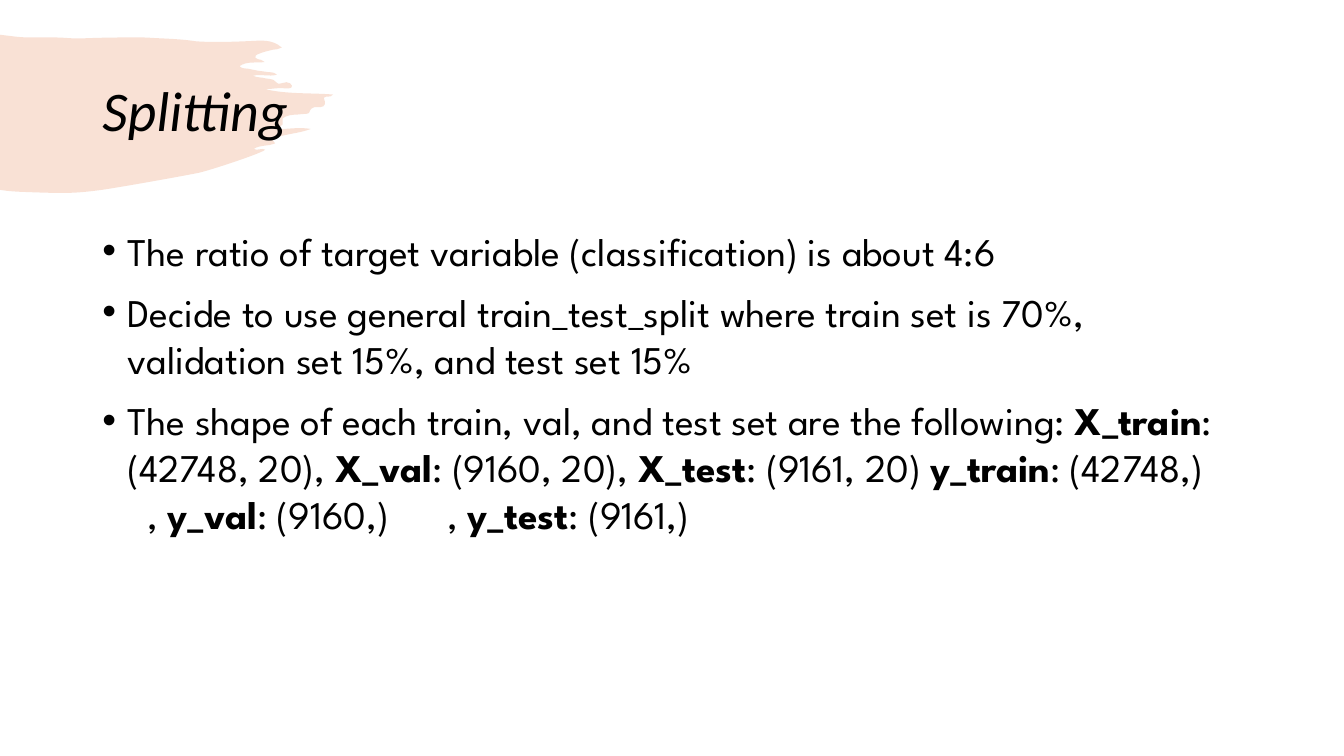
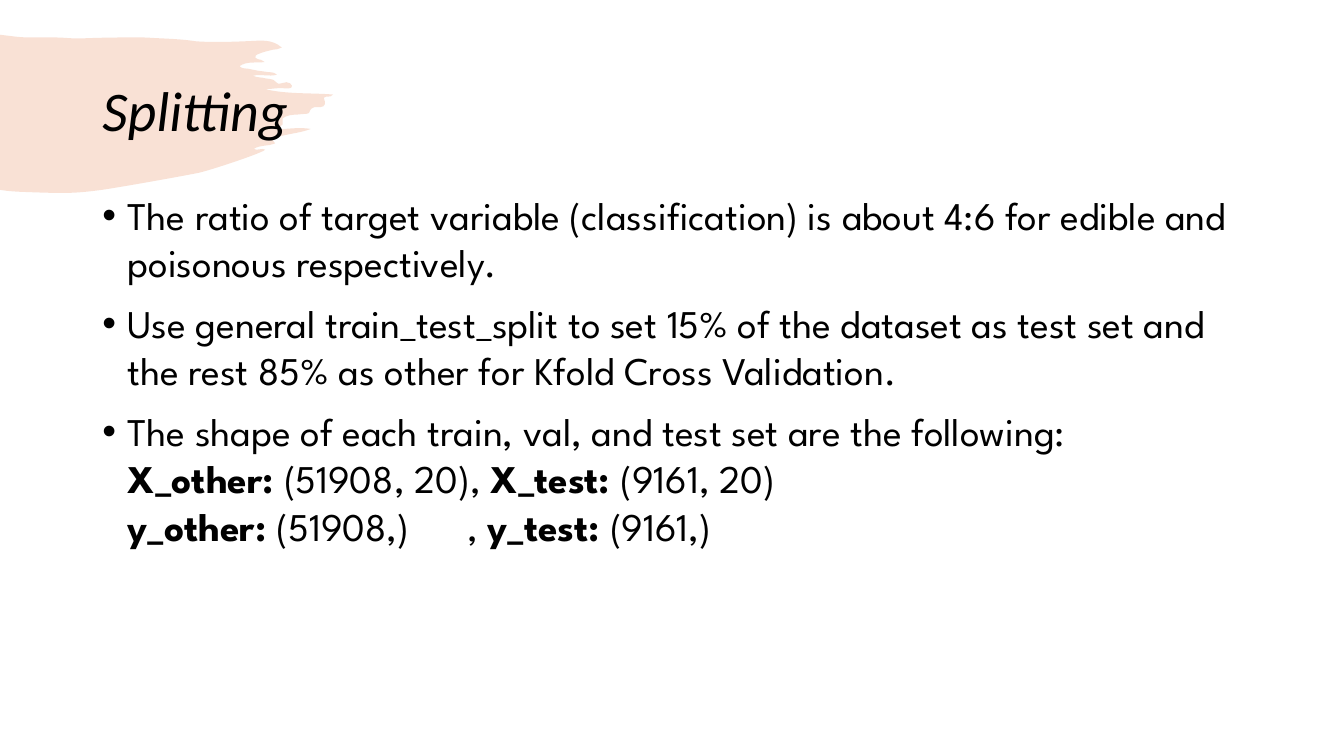
Before and after one commit to kathywu1201/Mushroom_Edibility_Classification_ML_Project, a slide deck: slide 7 of midterm_presentation.pptx (slide 4 before the commit). Drawn at 1344x756 pixels with LibreOffice and Linux fonts; fonts in the diff are those of the drawing. Boxes give left, top, right and bottom in pixels: in the first picture for what was removed or moved away, otherwise in the second. Text is boxed around its words. In the diff, an @@ line names an element or a change of style, - is before the commit and + after.

```diff
--- a/midterm_presentation.pptx
+++ b/midterm_presentation.pptx
@@ text at (128,202,1226,549): text changed @@
-• The ratio of target variable (classification) is about 4:6
-• Decide to use general train_test_split where train set is 70%, validation set 15%, and test set 15%
-• The shape of each train, val, and test set are the following: X_train: (42748, 20), X_val: (9160, 20), X_test: (9161, 20) y_train: (42748,) , y_val: (9160,) , y_test: (9161,)
+• The ratio of target variable (classification) is about 4:6 for edible and poisonous respectively.
+• Use general train_test_split to set 15% of the dataset as test set and the rest 85% as other for Kfold Cross Validation.
+• The shape of each train, val, and test set are the following:
+  X_other: (51908, 20), X_test: (9161, 20)
+  y_other: (51908,) , y_test: (9161,)
```
Also in this commit, not shown: 3 other slides changed, 4 slides added, 1 slide removed, 5 other files.
